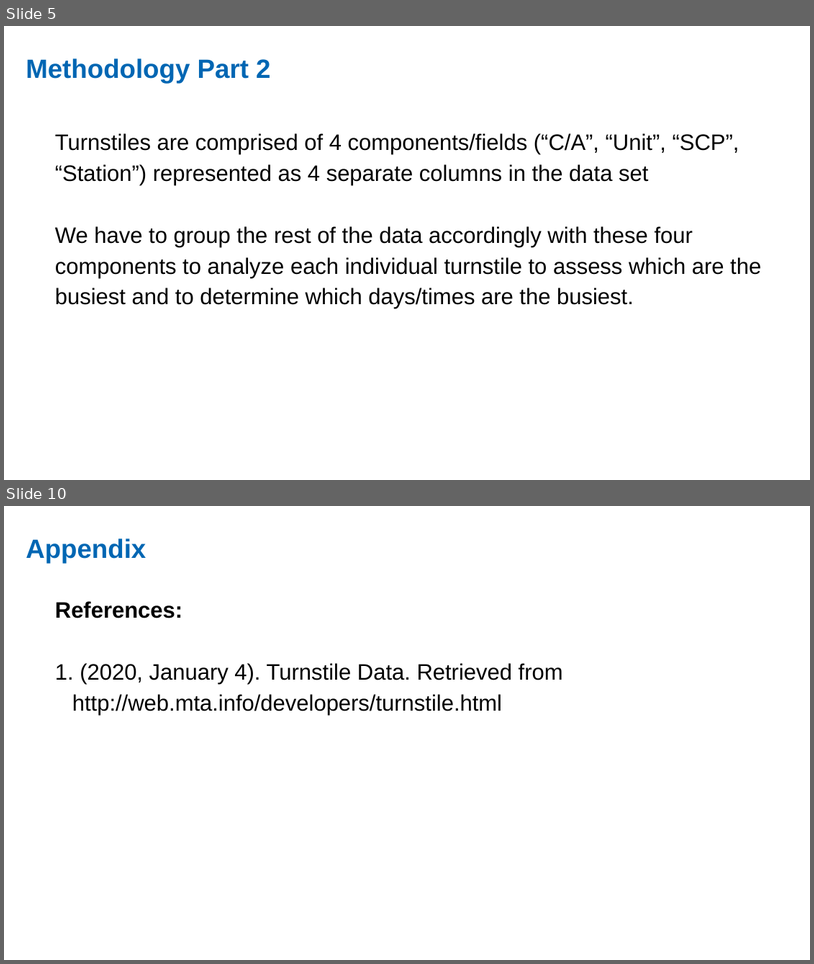
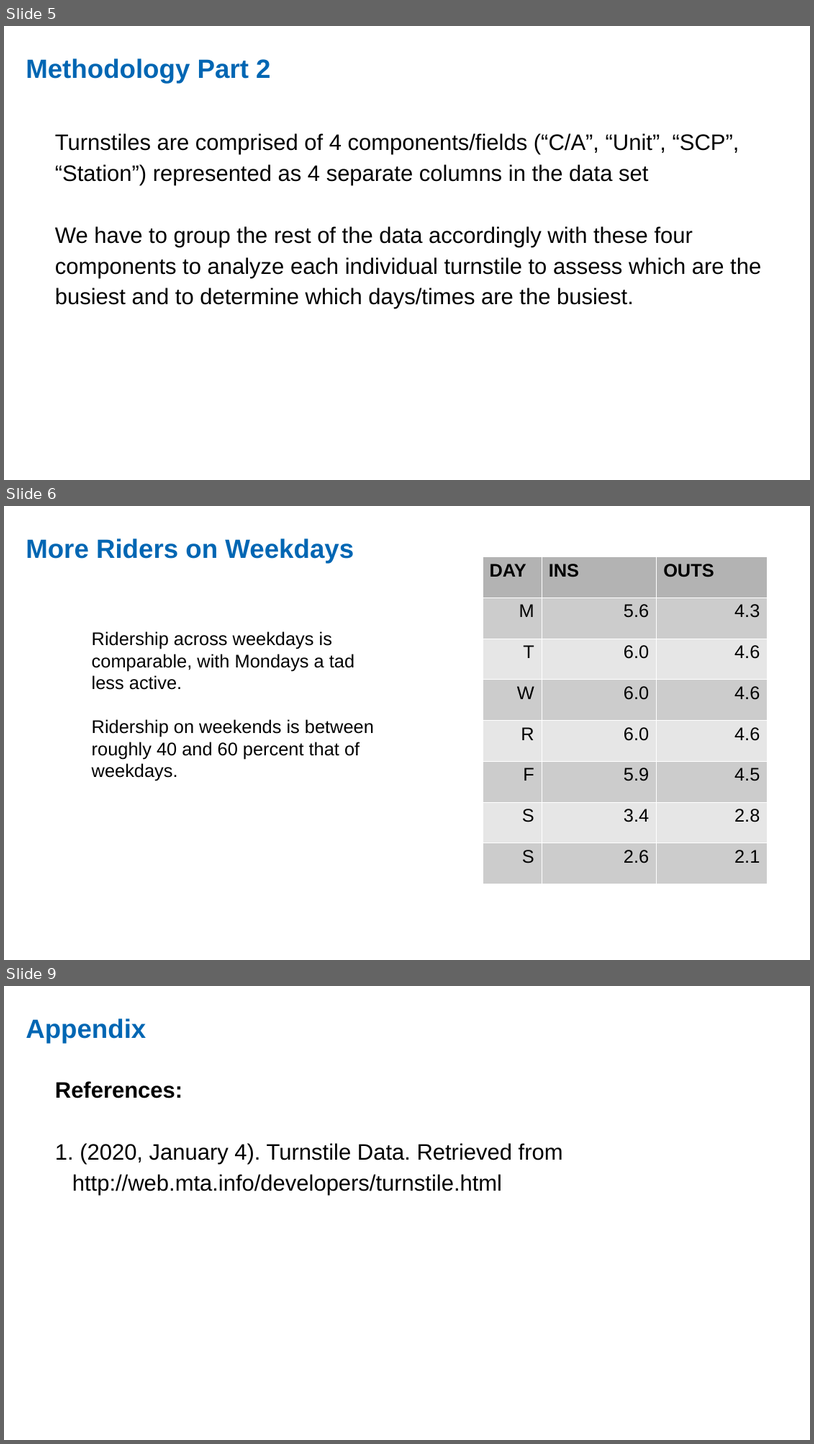
Before and after one commit to ekand/mtacular, a slide deck: reports/MTA_Data_PP.odp. Shown one above the other, each under a label of ours: slides 5 and 10 before the commit, slides 5, 6 and 9 after it; the slides between them are not shown. The pictures are 814x964 and 814x1444 pixels, drawn with LibreOffice and Linux fonts; fonts in the diff are those of the drawing. Boxes give left, top, right and bottom in pixels: in the first picture for what was removed or moved away, otherwise in the second. Text is boxed around its words. In the diff, an @@ line names an element or a change of style, - is before the commit and + after.

```diff
--- a/reports/MTA_Data_PP.odp
+++ b/reports/MTA_Data_PP.odp
@@ slide 6 added at (4,506,810,960), background #FFFFFF @@
@@ text added at (26,538,354,563), 26 pt, text #0066B3, bold @@
+More Riders on Weekdays
@@ table added at (483,556,768,883), 8 rows, 3 columns @@
+DAY | INS | OUTS
+M | 5.6 | 4.3
+T | 6.0 | 4.6
+W | 6.0 | 4.6
+R | 6.0 | 4.6
+F | 5.9 | 4.5
+S | 3.4 | 2.8
+S | 2.6 | 2.1
@@ text added at (92,631,374,781), 18 pt, text #000000 @@
+Ridership across weekdays is comparable, with Mondays a tad less active.
+Ridership on weekends is between roughly 40 and 60 percent that of weekdays.
@@ what was slide 10 is now slide 9 @@
```
Also in this commit, not shown: 1 slide changed, 1 other slide added, 3 slides removed.
